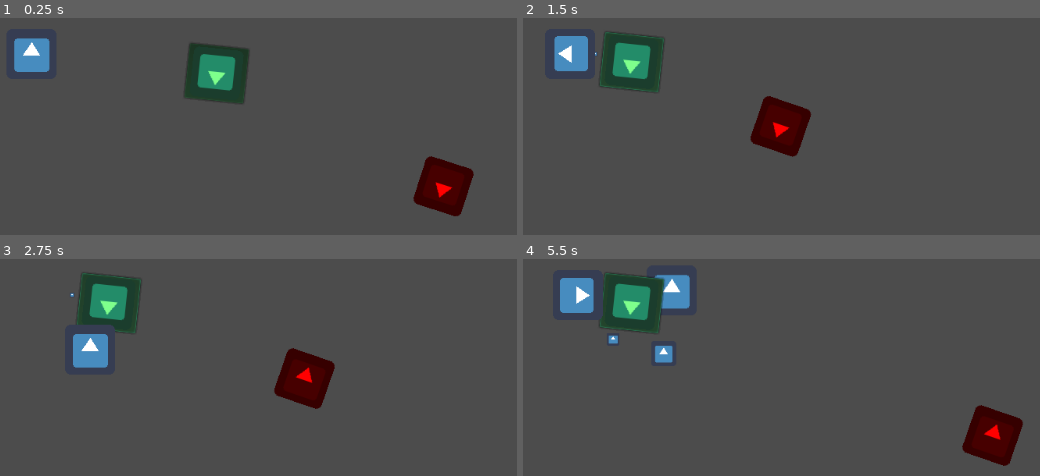
Above: before the commit, frames 1-4 (two rows, left to right).
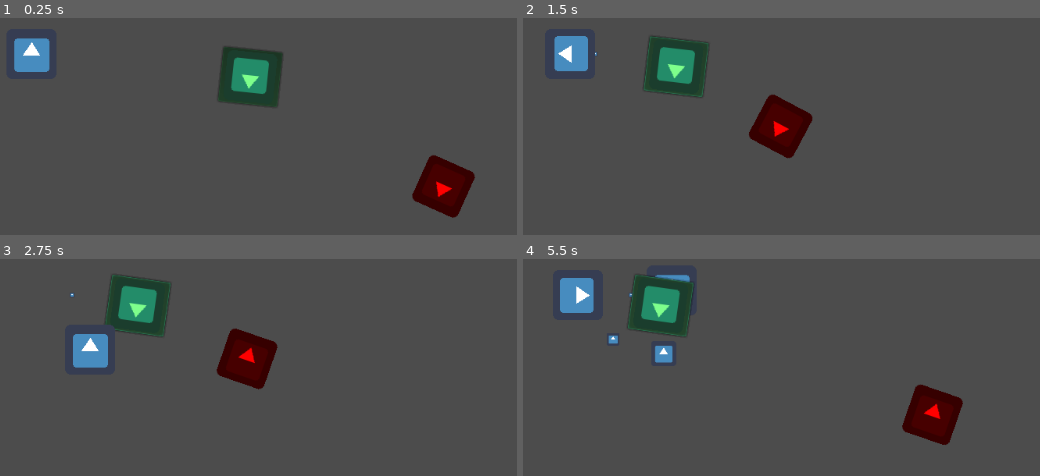
Above: after the commit, the same moments.

Repository: Grandmasterjtg/Kosmic-Kiwi-Repository
Game: Godot game, scene res://Levels/FriendTest_scene.tscn
Same seed, same stepped clock (60 frames per second), same inputs: the game is played once before the commit and once after it. The project has no main scene, so this scene is started directly. The engine's default icon, where the game draws it, is replaced by a stand-in: a white triangle on a blue panel in a dark square.
Inputs (mouse positions are in pixels of both pictures, inside the frame that each line leads up to; where the layout moved, square brackets give the same spot in the first picture):
- Up to frame 1 (0.25 s): no input
- Up to frame 2 (1.5 s): click (750, 74) [693, 67] at 0.5 s; hold D (move_right) from 1.28 s (still down); tap 1 (hotbar_1) at 1.35 s
- Up to frame 3 (2.75 s): release D (move_right) at 2.03 s; hold S (move_down) from 2.03 s (still down); tap 2 (hotbar_2) at 2.1 s
- Up to frame 4 (5.5 s): release S (move_down) at 2.78 s; hold D (move_right) 2.78-3.53 s; tap one key every 0.75 s from 2.85 s: 3 (hotbar_3) 4 (hotbar_4) 1 (hotbar_1) 2 (hotbar_2); hold W (move_up) 3.53-4.28 s; hold A (move_left) from 4.28 s (still down)

The runs differ from the first frame. In frame 1, 4.4% of the frame differs, in the area x 35-92%, y 11-93%; in frame 2, 5.0%; in frame 3, 8.0%; in frame 4, 8.1%, in the area x 14-97%, y 6-96%.

Commit message:
Character class created, Enemy and Friend state machines working

Diff:
--- a/KosmicKiwi/Levels/FriendTest_scene.tscn
+++ b/KosmicKiwi/Levels/FriendTest_scene.tscn
@@ -8,9 +8,10 @@
 
 [node name="Friend" parent="." instance=ExtResource( 2 )]
 position = Vector2( 600, 300 )
+m_speed = 100.0
 
 [node name="Player" parent="." instance=ExtResource( 1 )]
 position = Vector2( 295, 268 )
 
-[node name="EnemyBody" parent="." instance=ExtResource( 3 )]
+[node name="Enemy" parent="." instance=ExtResource( 3 )]
 position = Vector2( 870, 453 )
--- a/KosmicKiwi/Scenes/Enemy.tscn
+++ b/KosmicKiwi/Scenes/Enemy.tscn
@@ -6,7 +6,7 @@
 [sub_resource type="CircleShape2D" id=1]
 radius = 200.0
 
-[node name="EnemyBody" type="KinematicBody2D"]
+[node name="Enemy" type="KinematicBody2D"]
 modulate = Color( 1, 0, 0, 1 )
 z_index = 1
 script = ExtResource( 2 )
@@ -18,8 +18,3 @@
 
 [node name="Sprite" type="Sprite" parent="."]
 texture = ExtResource( 1 )
-
-[node name="Timer" type="Timer" parent="."]
-wait_time = 3.0
-
-[connection signal="timeout" from="Timer" to="." method="_on_Timer_timeout"]
--- /dev/null
+++ b/KosmicKiwi/Scripts/Character.gd
@@ -0,0 +1,107 @@
+extends KinematicBody2D
+
+class_name Character
+
+const PLAYER_PATH := "Player"
+
+export var m_follow_distance := 200
+export var m_stop_distance := 100
+export var m_speed := 200.0
+export var m_timer_length := 3
+enum CharacterState {FOLLOW, HOME, IDLE, STEAL}
+
+var should_move := false
+var m_player_node
+var m_timer
+var m_current_state
+
+var m_start_pos
+
+func _ready():
+	print("Character _ready() called for " + self.name)
+	# get the player from the scene
+	m_player_node = get_parent().get_node(PLAYER_PATH)
+
+	# setup a timer
+	m_timer = Timer.new()
+	m_timer.wait_time = m_timer_length
+	m_timer.connect("timeout",self,"_on_Timer_timeout")
+	add_child(m_timer)
+
+	# get the starting global_position
+	m_start_pos = self.global_position
+
+func _physics_process(delta):
+	handle_state()
+
+
+func set_state(state):
+	m_current_state = state
+	match state:
+		CharacterState.FOLLOW:
+			pass
+		CharacterState.HOME:
+			pass
+		CharacterState.IDLE:
+			m_timer.start()
+		CharacterState.STEAL:
+			pass
+
+func handle_state():
+	match m_current_state:
+		CharacterState.FOLLOW:
+			if (m_timer.time_left > 0):
+				pass
+			else:
+				follow_target(m_player_node.global_position)
+		CharacterState.HOME:
+			move_home()
+		CharacterState.IDLE:
+			pass
+		CharacterState.STEAL:
+			if (m_timer.time_left > 0):
+				pass
+			else:
+				steal_from_player()
+
+# follows a global_position target
+func follow_target(target):
+	if (target != null):
+		var target_direction = target - self.global_position
+
+		if (target_direction.length_squared() > (m_follow_distance * m_follow_distance)):
+			should_move = true
+		elif (target_direction.length_squared() < (m_stop_distance * m_stop_distance)):
+			should_move = false
+
+		if (should_move):
+			look_at(target)
+			var move_speed = target_direction.normalized() * m_speed
+			move_and_slide(move_speed, Vector2.UP)
+
+func move_home():
+	var home_direction = m_start_pos - self.global_position
+	look_at(m_start_pos)
+
+	var move_speed = home_direction.normalized() * m_speed
+	move_and_slide(move_speed, Vector2.UP)
+
+	if (home_direction.length_squared() < (m_stop_distance * m_stop_distance)):
+		print("Home reached, setting IDLE...")
+		set_state(CharacterState.IDLE)
+
+func steal_from_player():
+	var player_direction = m_player_node.global_position - self.global_position
+	look_at(player_direction)
+
+	var move_speed = player_direction.normalized() * m_speed
+	move_and_slide(move_speed, Vector2.UP)
+
+	if (player_direction.length_squared() < (m_stop_distance * m_stop_distance)):
+		print("Player reached, setting HOME...")
+		set_state(CharacterState.HOME)
+
+func _on_Timer_timeout():
+	m_timer.stop()
+	set_state(CharacterState.STEAL)
+	print("Timer timeout, setting STEAL...")
--- a/KosmicKiwi/Scripts/Enemy.gd
+++ b/KosmicKiwi/Scripts/Enemy.gd
@@ -1,73 +1,7 @@
-extends KinematicBody2D
-
-const PLAYER_PATH := "Player"
-
-export var m_follow_distance := 200
-export var m_stop_distance := 100
-
-var m_speed := 200.0
-enum EnemyState {CHASE, HOME}
-
-var should_move := false
-var followed_recently := false
-var m_player_target
-var m_timer
-var m_current_state
-
-var m_start_pos
+extends Character
 
 func _ready():
-	m_player_target = get_parent().get_node(PLAYER_PATH)
-	m_timer = get_node("Timer")
-	m_start_pos = self.global_position
+	print("Enemy _ready() called for " + self.name)
 
-func _physics_process(delta):
-	match m_current_state:
-		EnemyState.CHASE:
-			follow_target(m_player_target.global_position)
-		EnemyState.HOME:
-			followed_recently = true
-			m_timer.start()
-
-	if (!followed_recently):
-		follow_target(m_player_target.global_position)
-	else:
-		move_home()
-
-func follow_target(target):
-	if (target != null):
-		var target_direction = target - self.global_position
-
-		if (target_direction.length_squared() > (m_follow_distance * m_follow_distance)):
-			should_move = true
-		elif (target_direction.length_squared() < (m_stop_distance * m_stop_distance)):
-			should_move = false
-			set_state(EnemyState.HOME)
-
-		if (should_move):
-			look_at(target)
-
-			var move_speed = target_direction.normalized() * m_speed
-			move_and_slide(move_speed, Vector2.UP)
-
-func move_home():
-	var home_direction = m_start_pos - self.global_position
-	look_at(m_start_pos)
-	move_and_slide(home_direction, Vector2.UP)
-
-func set_state(state):
-	m_current_state = state
-	handle_state()
-
-func handle_state():
-	match m_current_state:
-		EnemyState.CHASE:
-			pass
-		EnemyState.HOME:
-			followed_recently = true
-			m_timer.start()
-		_:
-			print("defaultState Handled")
-
-func _on_Timer_timeout():
-	set_state(EnemyState.CHASE)
+	#set starting state to FOLLOW
+	.set_state(self.CharacterState.STEAL)
--- a/KosmicKiwi/Scripts/Friend.gd
+++ b/KosmicKiwi/Scripts/Friend.gd
@@ -1,36 +1,13 @@
-extends KinematicBody2D
+extends Character
 
-class_name Player
-
-const PLAYER_PATH := "Player"
-
-export var m_follow_distance := 200
-export var m_stop_distance := 100
-var should_move := false
-var m_target
-var m_timer
 
 var ability = FriendAbility.new()
 
 func _ready():
-	m_target = get_parent().get_node(PLAYER_PATH)
+	print("Friend _ready() called for " + self.name)
 
-func _physics_process(delta):
-	if (m_target != null):
-		var target_direction = m_target.global_position - global_position
-
-		if (target_direction.length_squared() > (m_follow_distance * m_follow_distance)):
-			should_move = true
-		elif (target_direction.length_squared() < (m_stop_distance * m_stop_distance)):
-			should_move = false
-
-		if (should_move):
-			look_at(m_target.position)
-			move_and_slide(target_direction, Vector2.UP)
-
-func use_ability():
-	print(ability.get_name())
+	#set starting state to FOLLOW
+	.set_state(self.CharacterState.FOLLOW)
 
 func _on_Button_pressed():
-	use_ability()
-	ability.set_name("used")
+	ability.use_ability()
--- a/KosmicKiwi/Scripts/FriendAbility.gd
+++ b/KosmicKiwi/Scripts/FriendAbility.gd
@@ -10,3 +10,7 @@
 
 func set_name(new_name):
 	m_ability_name = new_name
+
+func use_ability():
+	print(m_ability_name + " has no functionality yet.")
+	set_name("UsedAbility")
--- a/KosmicKiwi/project.godot
+++ b/KosmicKiwi/project.godot
@@ -9,19 +9,19 @@
 config_version=4
 
 _global_script_classes=[ {
+"base": "KinematicBody2D",
+"class": "Character",
+"language": "GDScript",
+"path": "res://Scripts/Character.gd"
+}, {
 "base": "Node",
 "class": "FriendAbility",
 "language": "GDScript",
 "path": "res://Scripts/FriendAbility.gd"
-}, {
-"base": "KinematicBody2D",
-"class": "Player",
-"language": "GDScript",
-"path": "res://Scripts/Friend.gd"
 } ]
 _global_script_class_icons={
-"FriendAbility": "",
-"Player": ""
+"Character": "",
+"FriendAbility": ""
 }
 
 [application]
